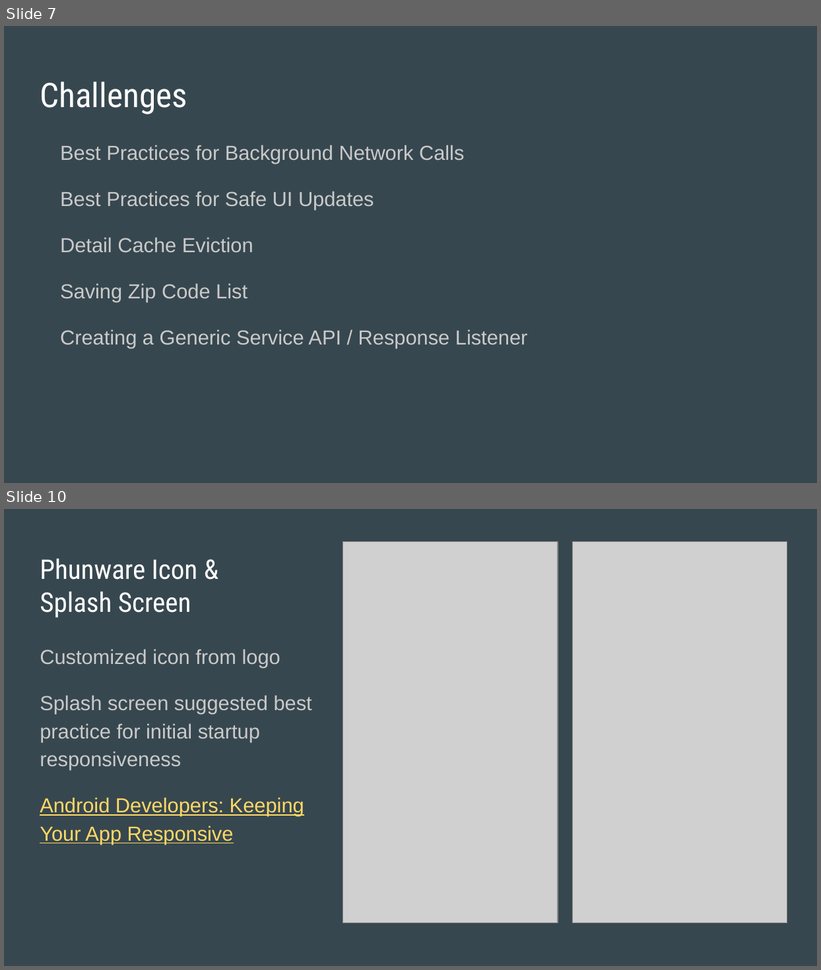
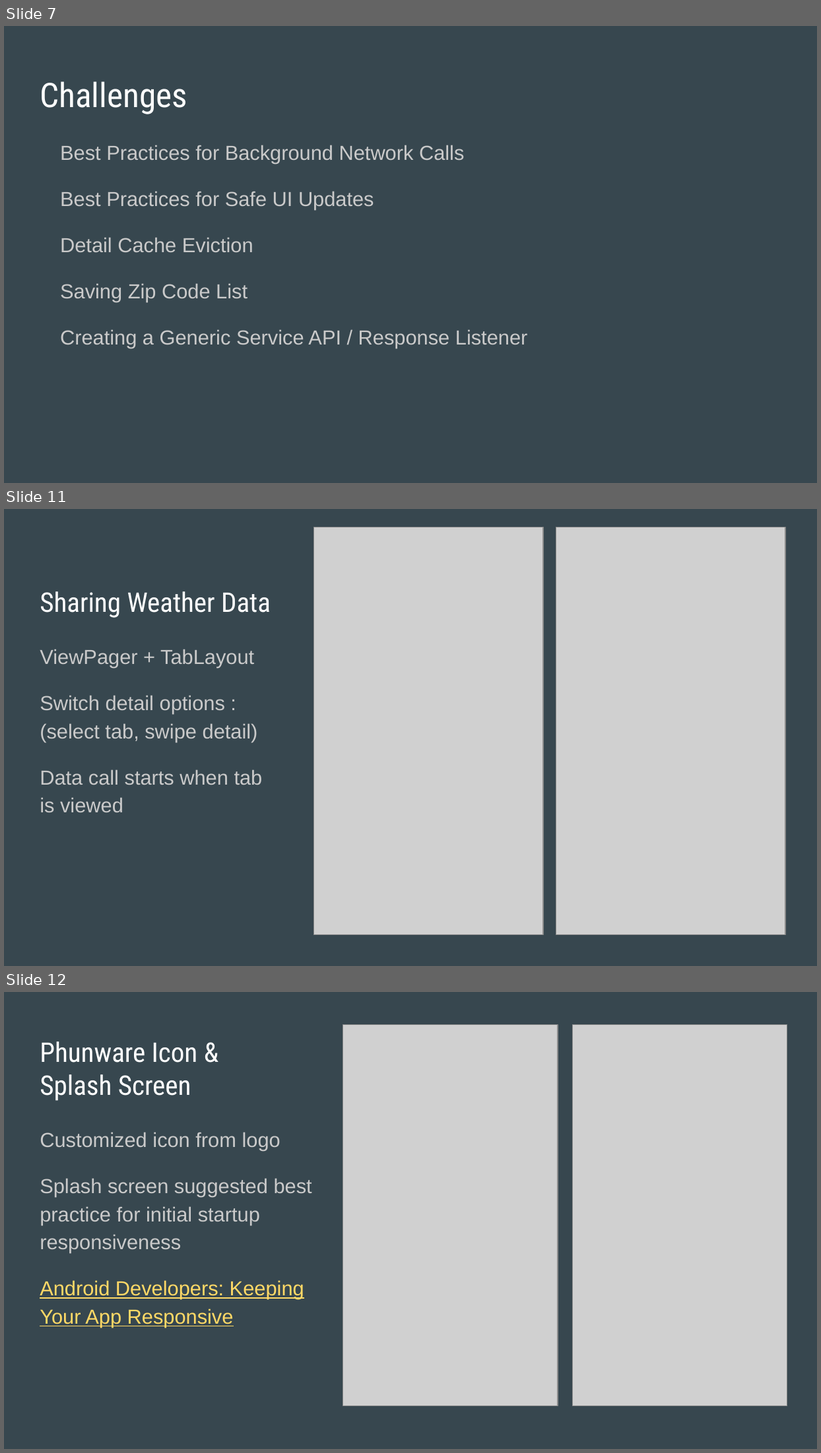
Before and after one commit to laurenyew/WeatherApp, a slide deck: Phunware_Weather_App_Presentation.pptx. Shown one above the other, each under a label of ours: slides 7 and 10 before the commit, slides 7, 11 and 12 after it; the slides between them are not shown. The pictures are 821x970 and 821x1453 pixels, drawn with LibreOffice and Linux fonts; fonts in the diff are those of the drawing; grey boxes stand for pictures. Boxes give left, top, right and bottom in pixels: in the first picture for what was removed or moved away, otherwise in the second. Text is boxed around its words. In the diff, an @@ line names an element or a change of style, - is before the commit and + after.

```diff
--- a/Phunware_Weather_App_Presentation.pptx
+++ b/Phunware_Weather_App_Presentation.pptx
@@ slide 11 added at (x1=4, y1=509, x2=817, y2=966), background #37474F @@
@@ picture added at (x1=314, y1=527, x2=543, y2=935) @@
@@ picture added at (x1=556, y1=527, x2=785, y2=935) @@
@@ title added at (x1=40, y1=591, x2=271, y2=618), 24 pt, text #FFFFFF @@
+Sharing Weather Data
@@ text added at (x1=40, y1=649, x2=263, y2=813), 18 pt, text #CACACA @@
+ViewPager + TabLayout
+Switch detail options :(select tab, swipe detail)
+Data call starts when tab is viewed
@@ what was slide 10 is now slide 12 @@
```
Also in this commit, not shown: 4 slides changed, 1 other slide added, 3 other files.
